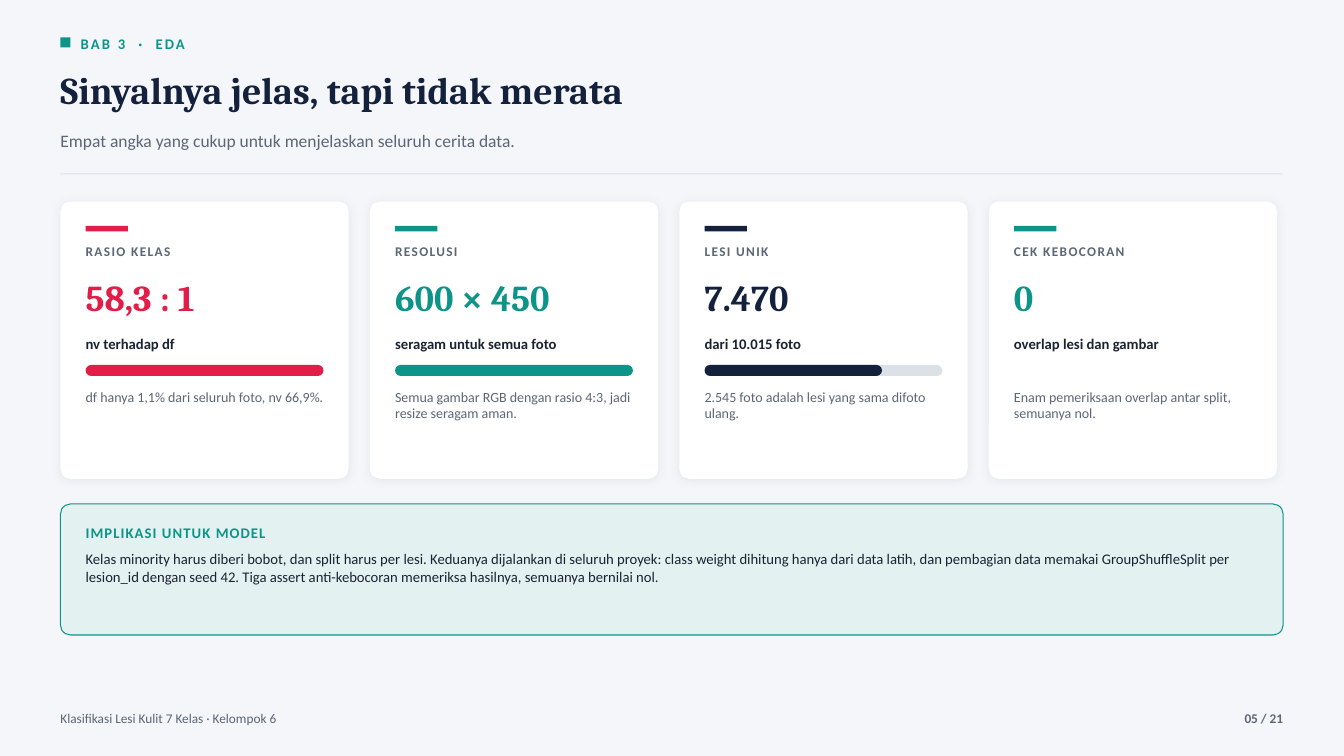
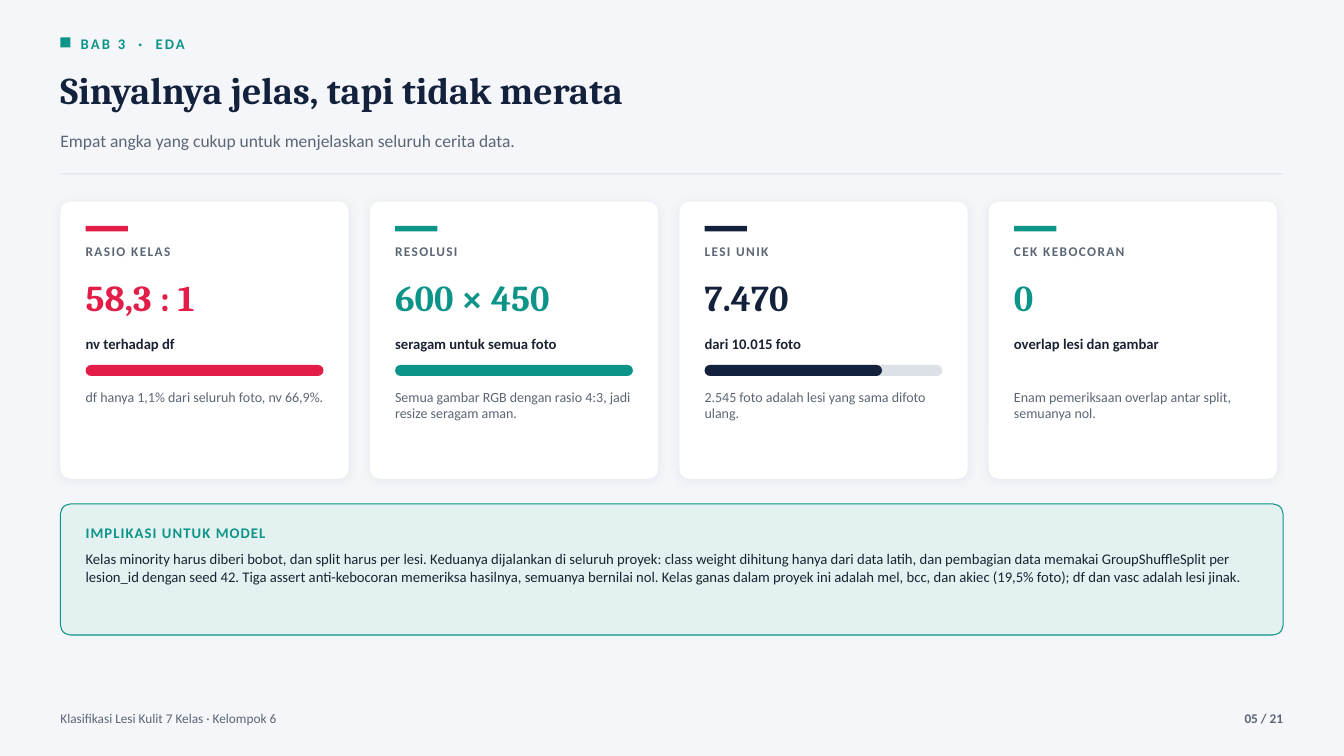
Before and after one commit to Grenaydinkamil/ProjectForestry_ML2026_Mendekteksi_Lesi_Kulit, a slide deck: slide 5 of docs/PPT_KEL6_Kaltafarmforesty.pptx. Drawn at 1344x756 pixels with LibreOffice and Linux fonts; fonts in the diff are those of the drawing. Boxes give left, top, right and bottom in pixels: in the first picture for what was removed or moved away, otherwise in the second. Text is boxed around its words. In the diff, an @@ line names an element or a change of style, - is before the commit and + after.

```diff
--- a/docs/PPT_KEL6_Kaltafarmforesty.pptx
+++ b/docs/PPT_KEL6_Kaltafarmforesty.pptx
@@ text at <box>86,553,1240,585</box>: text changed @@
-Kelas minority harus diberi bobot, dan split harus per lesi. Keduanya dijalankan di seluruh proyek: class weight dihitung hanya dari data latih, dan pembagian data memakai GroupShuffleSplit per lesion_id dengan seed 42. Tiga assert anti-kebocoran memeriksa hasilnya, semuanya bernilai nol.
+Kelas minority harus diberi bobot, dan split harus per lesi. Keduanya dijalankan di seluruh proyek: class weight dihitung hanya dari data latih, dan pembagian data memakai GroupShuffleSplit per lesion_id dengan seed 42. Tiga assert anti-kebocoran memeriksa hasilnya, semuanya bernilai nol. Kelas ganas dalam proyek ini adalah mel, bcc, dan akiec (19,5% foto); df dan vasc adalah lesi jinak.
```
Also in this commit, not shown: 4 other slides changed, 9 other files.
